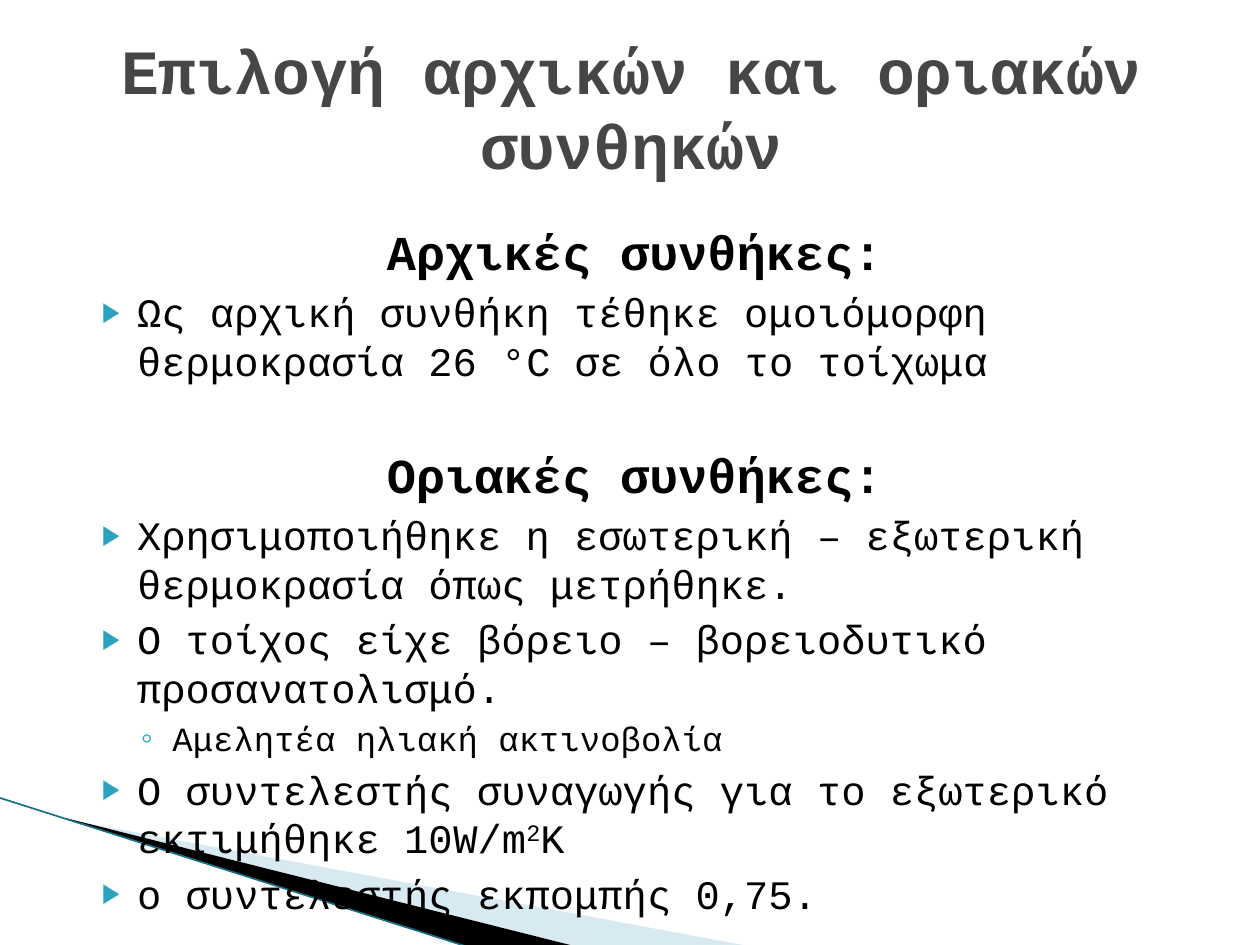
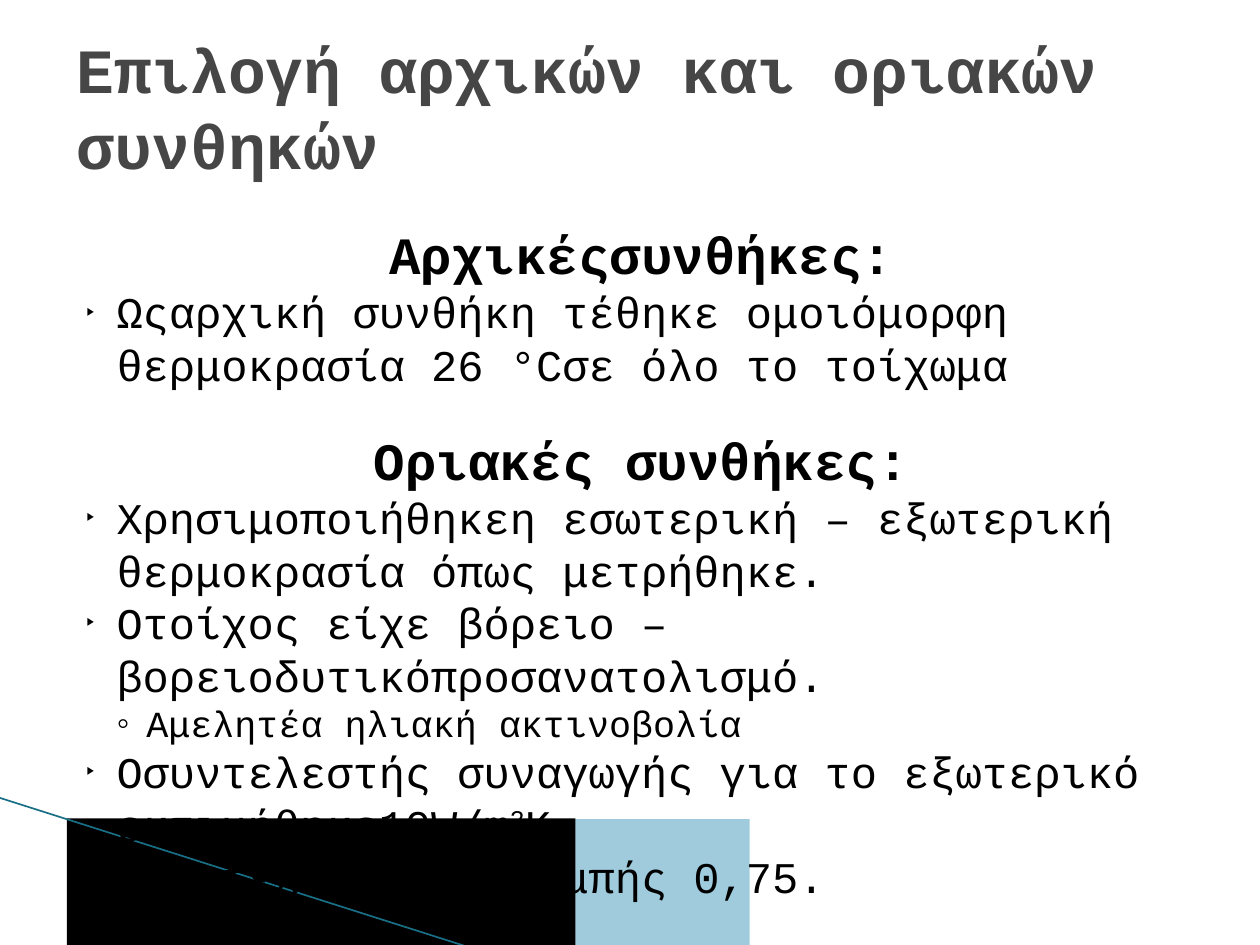
Before and after one commit to DeathNex/bark_GUI, a slide deck: slide 11 of Thesis Documents/Info on bark (chapter 2)/(2) Παρουσίαση πτυχιακής.pptx. Drawn at 1260x945 pixels with LibreOffice and Linux fonts; fonts in the diff are those of the drawing; background and template pictures are left out. Boxes give left, top, right and bottom in pixels: in the first picture for what was removed or moved away, otherwise in the second. Text is boxed around its words. In the diff, an @@ line names an element or a change of style, - is before the commit and + after.

```diff
--- a/Thesis Documents/Info on bark (chapter 2)/(2) Παρουσίαση πτυχιακής.pptx
+++ b/Thesis Documents/Info on bark (chapter 2)/(2) Παρουσίαση πτυχιακής.pptx
@@ text "Επιλογή αρχικών και οριακών συνθηκών": place and size @@
-text "Επιλογή αρχικών και οριακών συνθηκών" at [121,49,1142,182]
+text "Επιλογή αρχικών και οριακών συνθηκών" at [77,49,1098,182]
@@ text at [117,236,1009,390]: text changed; size 23.1 to 25 pt @@
-Αρχικές συνθήκες:
-▶ Ως αρχική συνθήκη τέθηκε ομοιόμορφη θερμοκρασία 26 °C σε όλο το τοίχωμα
+Αρχικέςσυνθήκες:
+▶ Ωςαρχική συνθήκη τέθηκε ομοιόμορφη θερμοκρασία 26 °Cσε όλο το τοίχωμα
@@ text at [146,442,908,745]: size 27.8 to 30 pt in "Οριακές συνθήκες:"; size 19.4 to 21 pt in "Αμελητέα ηλιακή ακτινοβολία"; indent changed; less space between paragraphs @@
@@ text at [117,503,1113,701]: text changed; size 23.1 to 25 pt @@
-▶ Χρησιμοποιήθηκε η εσωτερική – εξωτερική θερμοκρασία όπως μετρήθηκε.
-▶ Ο τοίχος είχε βόρειο – βορειοδυτικό προσανατολισμό.
+▶ Χρησιμοποιήθηκεη εσωτερική – εξωτερική θερμοκρασία όπως μετρήθηκε.
+▶ Οτοίχος είχε βόρειο – βορειοδυτικόπροσανατολισμό.
@@ text at [117,757,1139,906]: text changed; size 23.1 to 25 pt @@
-▶ Ο συντελεστής συναγωγής για το εξωτερικό εκτιμήθηκε 10W/m2K
-▶ ο συντελεστής εκπομπής 0,75.
+▶ Οσυντελεστής συναγωγής για το εξωτερικό εκτιμήθηκε10W/m2K
+▶ οσυντελεστής εκπομπής 0,75.
@@ line (0, 798) - (467, 945): stroke #97C5D8 0.95 pt to #196F85 0.96 pt @@
@@ freeform shape removed at [67,818,576,945] @@
@@ rectangle added at [67,818,576,945], fill #000000 @@
@@ freeform shape removed at [69,819,750,945] @@
@@ rectangle added at [69,819,750,945], fill #9FCBDC @@
```
Also in this commit, not shown: 33 other slides changed, 53 other files.
